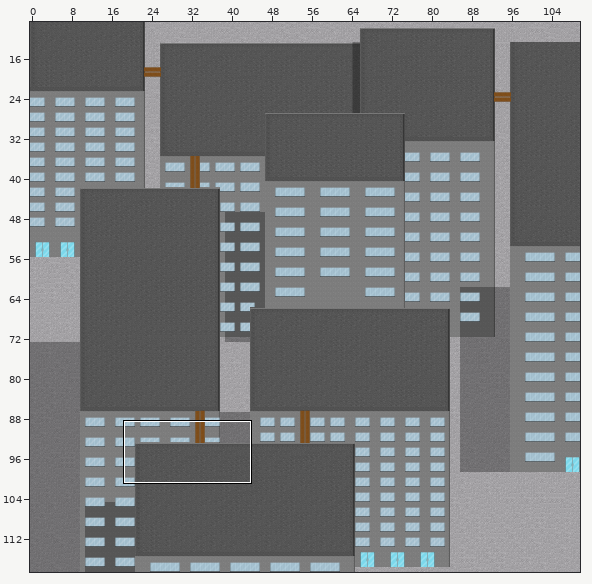
One commit to this Tiled map (JSON): main/resources/worlds/RooftopMid.json. The first picture is a wide view before the edit; the outline marks the close-up.
Close-up. First the earlier version:
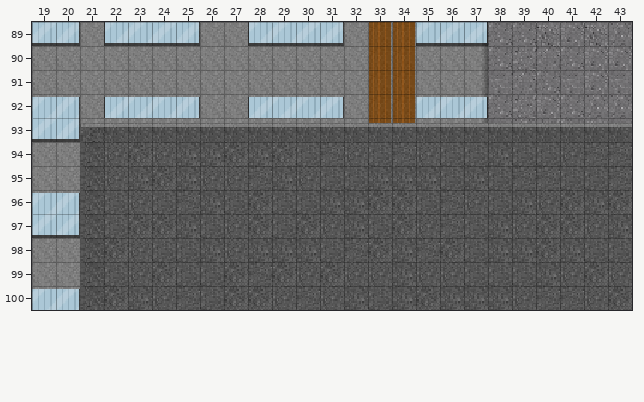
Cells are 16x16 px. Shown: x 19..43, y 89..100. The commit also changed other parts of the map, which this record leaves out.
New version:
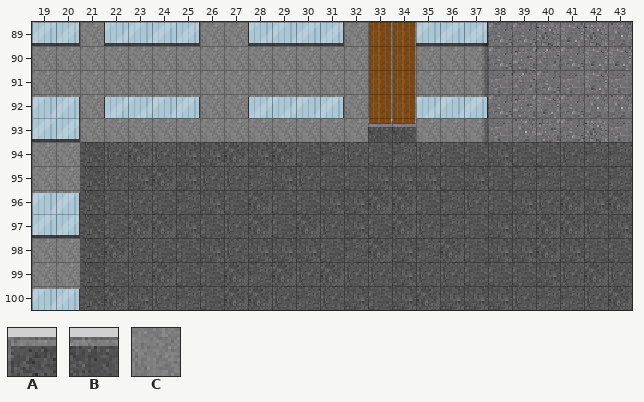
Key: from "Roof": A 0, B 1, C 13.
_ is an empty cell.
Diff:
Layer "Ground 1":
The author changed tile C to tile B in row 93 at x 33 to 34.
Layer "Ground 2" (now hidden):
The author cleared tile A in row 93 at x 21.
The author cleared tile B in row 93 at x 22 to 43.
